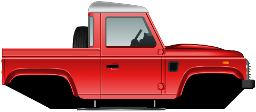
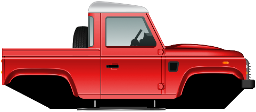
The second (256, 112) image is a revision of the first. Changes to its layers:
painted on "Lid" over 88, 1, 149, 13
